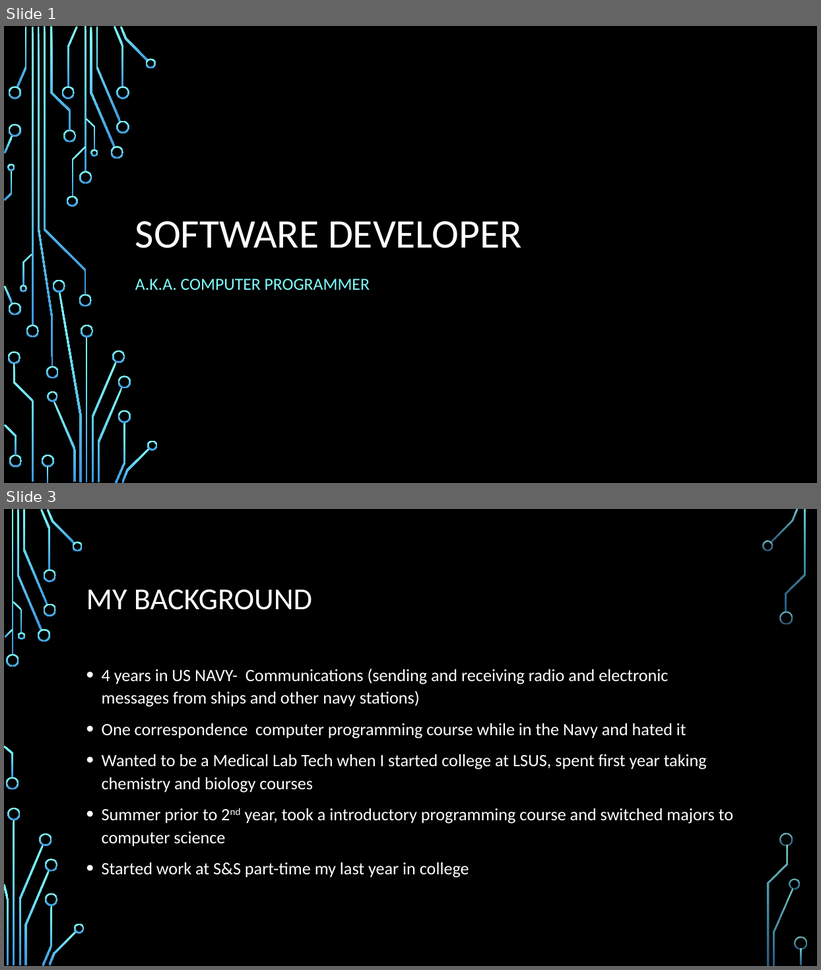
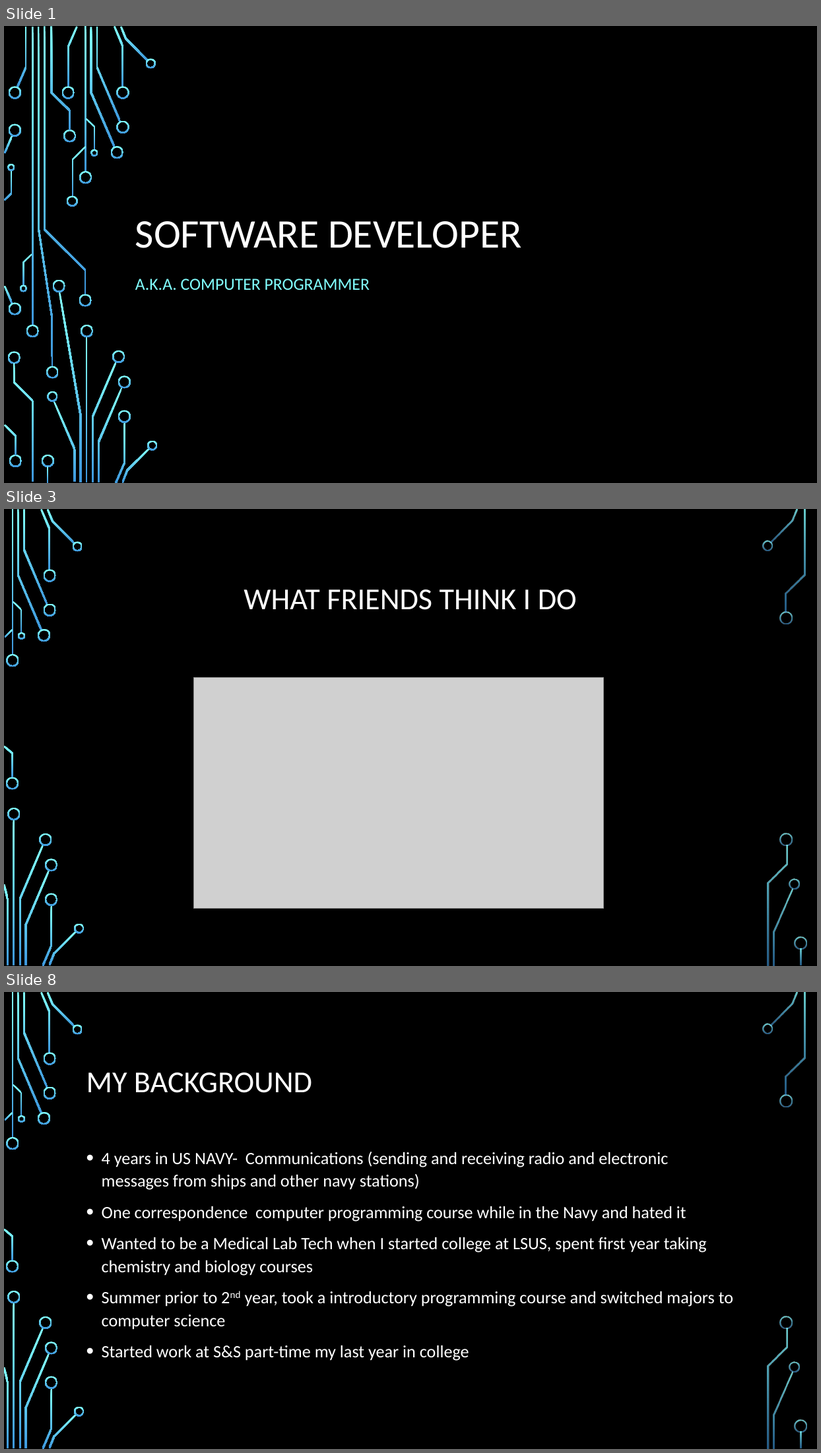
Before and after one commit to daviddcbud/TrainingApp, a slide deck: PowerPointSlids.pptx. Shown one above the other, each under a label of ours: slides 1 and 3 before the commit, slides 1, 3 and 8 after it; the slides between them are not shown. The pictures are 821x970 and 821x1453 pixels, drawn with LibreOffice and Linux fonts; fonts in the diff are those of the drawing; grey boxes stand for pictures; background and template pictures are left out. Boxes give left, top, right and bottom in pixels: in the first picture for what was removed or moved away, otherwise in the second. Text is boxed around its words. In the diff, an @@ line names an element or a change of style, - is before the commit and + after.

```diff
--- a/PowerPointSlids.pptx
+++ b/PowerPointSlids.pptx
@@ slide 3 added at <box>4,509,817,966</box>, background picture (left out); not listed: 36 template elements that a slide beside it also shows @@
@@ title added at <box>244,590,577,610</box>, 36 pt, text #FFFFFF @@
+WHAT FRIENDS THINK I DO
@@ picture added at <box>193,678,604,909</box> @@
@@ what was slide 3 is now slide 8 @@
```
Also in this commit, not shown: 5 other slides added, 1 slide removed, 9 other files.
